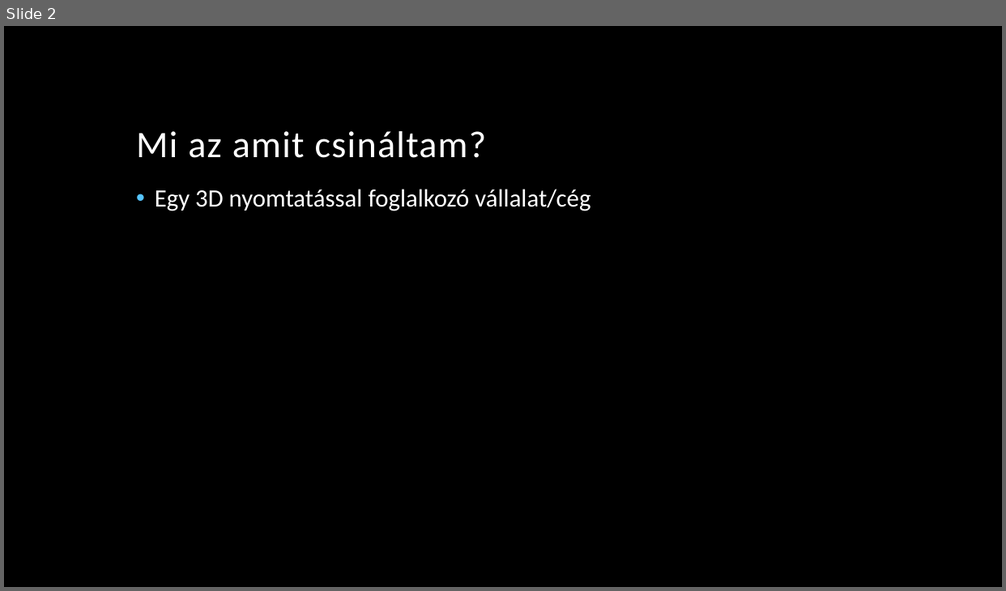
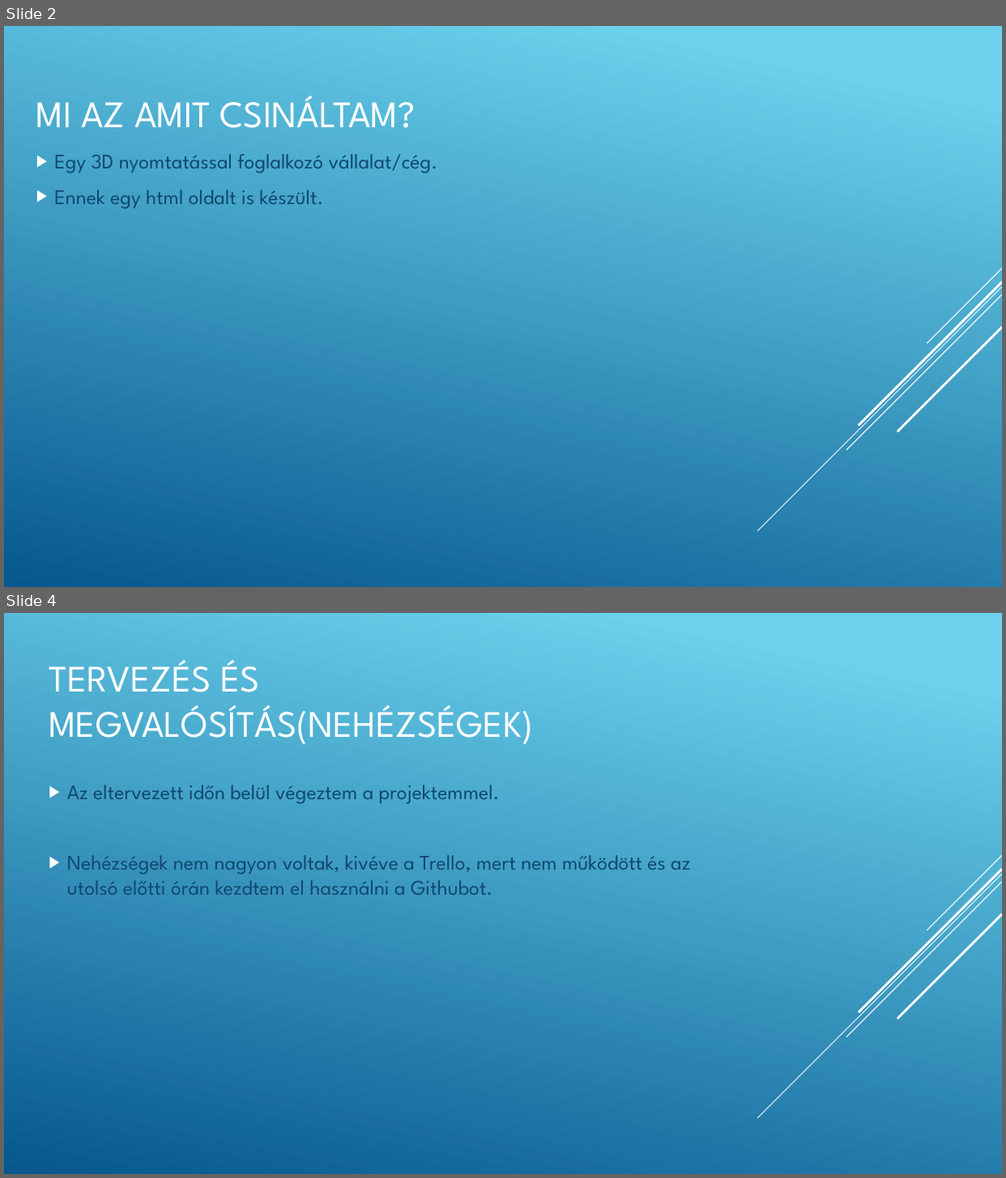
Before and after one commit to milan1252/3D-Nyomtatas, a slide deck: 3DNyomtatás.pptx. Shown one above the other, each under a label of ours: slide 2 before the commit, slides 2 and 4 after it; the slides between them are not shown. The pictures are 1006x591 and 1006x1178 pixels, drawn with LibreOffice and Linux fonts; fonts in the diff are those of the drawing; background and template pictures are left out. Boxes give left, top, right and bottom in pixels: in the first picture for what was removed or moved away, otherwise in the second. Text is boxed around its words. In the diff, an @@ line names an element or a change of style, - is before the commit and + after.

```diff
--- a/3DNyomtatás.pptx
+++ b/3DNyomtatás.pptx
@@ slide 4 added at [4, 613, 1002, 1174], background gradient #6ED2EB to #06588E; not listed: 5 template elements that a slide beside it also shows @@
@@ title added at [49, 660, 533, 744], 36 pt, text #FFFFFF @@
+TERVEZÉS ÉS MEGVALÓSÍTÁS(NEHÉZSÉGEK)
@@ text added at [67, 785, 690, 895], 20 pt, text #0F496F @@
+▶ Az eltervezett időn belül végeztem a projektemmel.
+▶ Nehézségek nem nagyon voltak, kivéve a Trello, mert nem működött és az utolsó előtti órán kezdtem el használni a Githubot.
@@ slide 2 changed as well @@
@@ background picture (left out) to gradient #6ED2EB to #06588E @@
@@ title "MI AZ AMIT CSINÁLTAM?" at [36, 96, 415, 128]: vertical alignment bottom to middle @@
@@ title at [36, 96, 415, 128]: text changed; font Calibri to League Spartan @@
-Mi az amit csináltam?
+MI AZ AMIT CSINÁLTAM?
@@ text at [54, 154, 438, 209]: text changed; size 24 to 20 pt; font Calibri to League Spartan; text colour #FFFFFF to #0F496F @@
-• Egy 3D nyomtatással foglalkozó vállalat/cég
+▶ Egy 3D nyomtatással foglalkozó vállalat/cég.
+▶ Ennek egy html oldalt is készült.
@@ group added at [758, 268, 1002, 531]: 5 lines @@
```
Also in this commit, not shown: 1 other slide changed, 3 other slides added, 1 other file.
